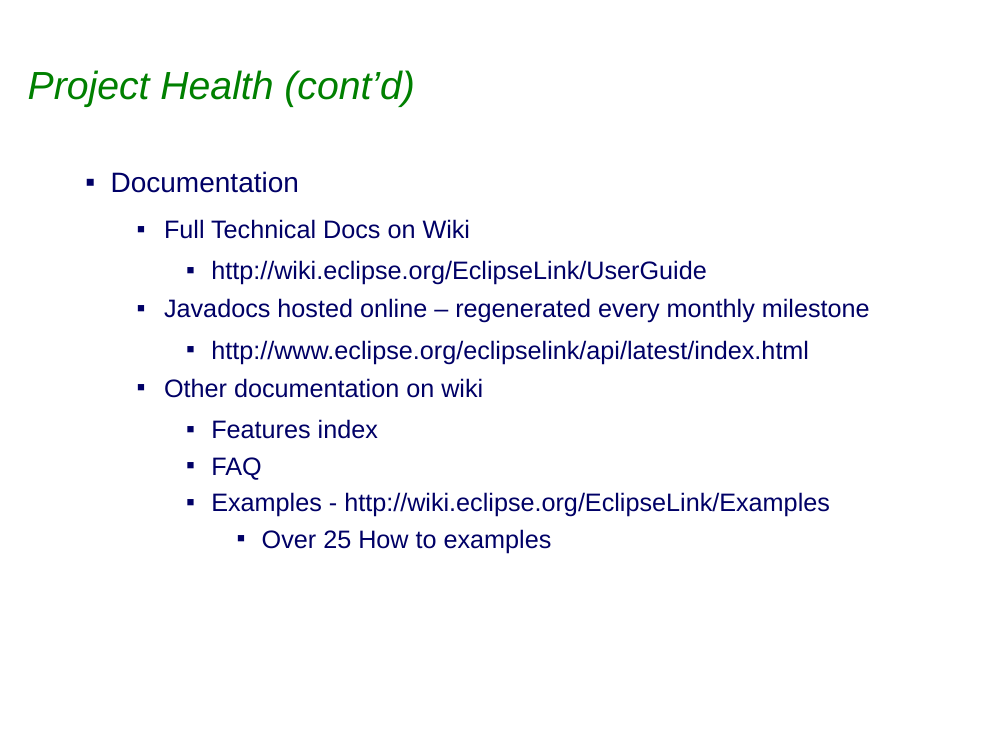
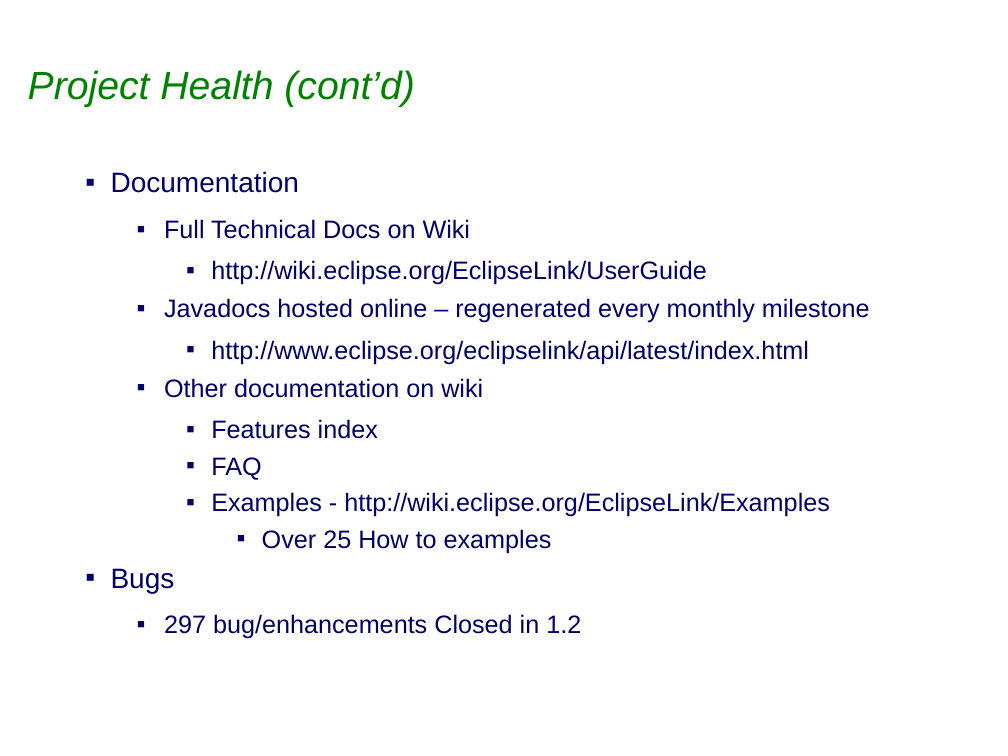
Before and after one commit to eclipse-ee4j/eclipselink, a slide deck: slide 8 of project-admin/Eclipselink_1.2.0_Release_Review.ppt. Drawn at 1008x756 pixels with LibreOffice and Linux fonts; fonts in the diff are those of the drawing; background and template pictures are left out. Boxes give left, top, right and bottom in pixels: in the first picture for what was removed or moved away, otherwise in the second. Text is boxed around its words. In the diff, an @@ line names an element or a change of style, - is before the commit and + after.

```diff
--- a/project-admin/Eclipselink_1.2.0_Release_Review.ppt
+++ b/project-admin/Eclipselink_1.2.0_Release_Review.ppt
@@ text at <box>111,568,581,639</box>: paragraphs added @@
+▪ Bugs
+  ▪ 297 bug/enhancements Closed in 1.2
```
Also in this commit, not shown: 5 other slides changed, 1 slide removed.
